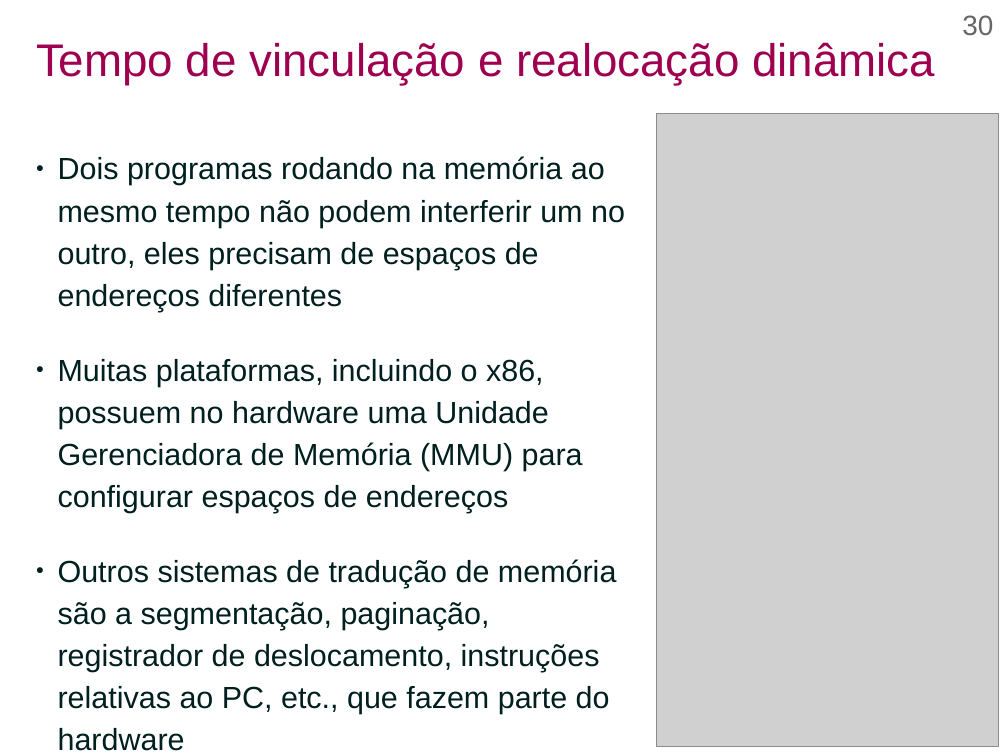
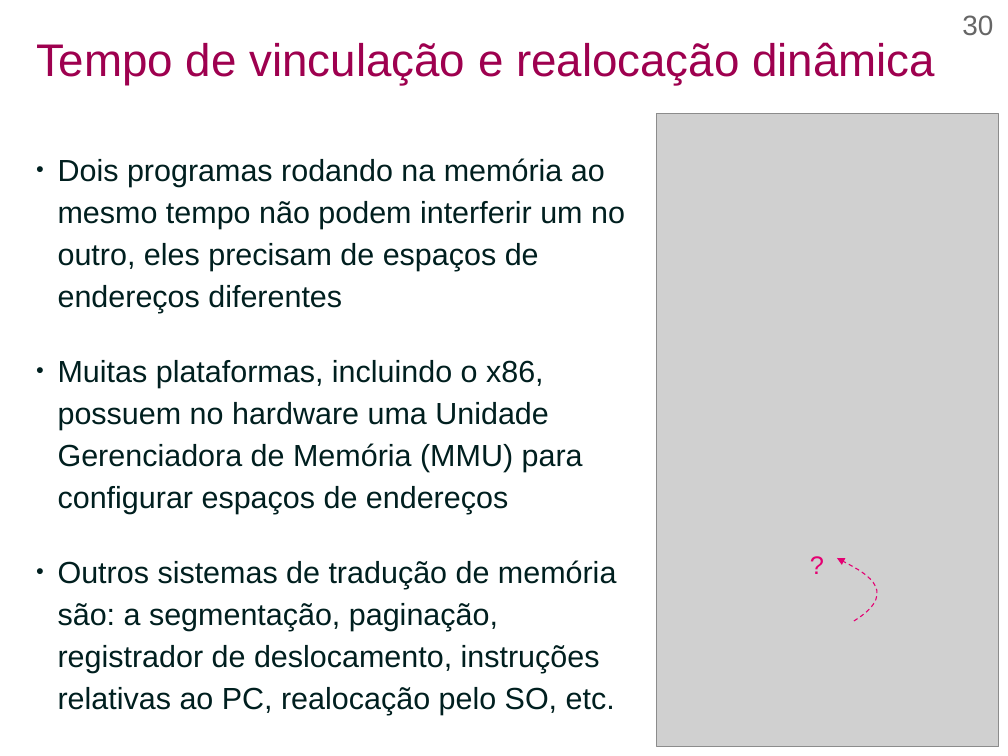
Before and after one commit to efurlanm/teaching, a slide deck: slide 30 of aed/AED-U1S2-Assembly.odp. Drawn at 1008x756 pixels with LibreOffice and Linux fonts; fonts in the diff are those of the drawing; grey boxes stand for pictures; background and template pictures are left out. Boxes give left, top, right and bottom in pixels: in the first picture for what was removed or moved away, otherwise in the second. Text is boxed around its words. In the diff, an @@ line names an element or a change of style, - is before the commit and + after.

```diff
--- a/aed/AED-U1S2-Assembly.odp
+++ b/aed/AED-U1S2-Assembly.odp
@@ text at [58, 560, 617, 715]: text changed @@
-● Outros sistemas de tradução de memória são a segmentação, paginação, registrador de deslocamento, instruções relativas ao PC, etc., que fazem parte do hardware
+● Outros sistemas de tradução de memória são: a segmentação, paginação, registrador de deslocamento, instruções relativas ao PC, realocação pelo SO, etc.
@@ text added at [801, 541, 833, 583], 20 pt, text #E40072 @@
+?
@@ freeform shape added at [837, 558, 873, 621], outline #E40072 0.85 pt dashed @@
```
Also in this commit, not shown: 30 other slides changed, 18 other files.
